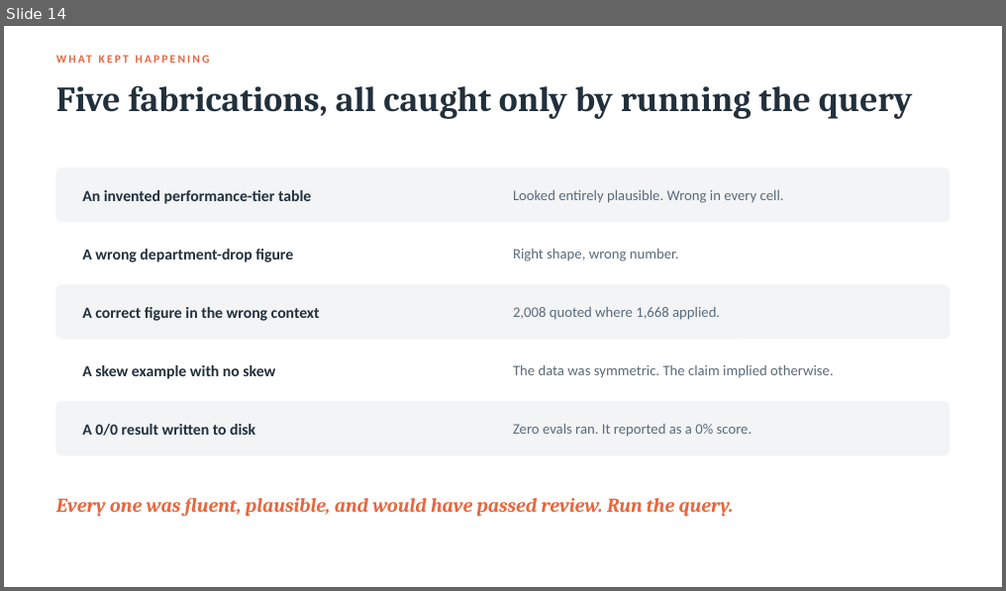
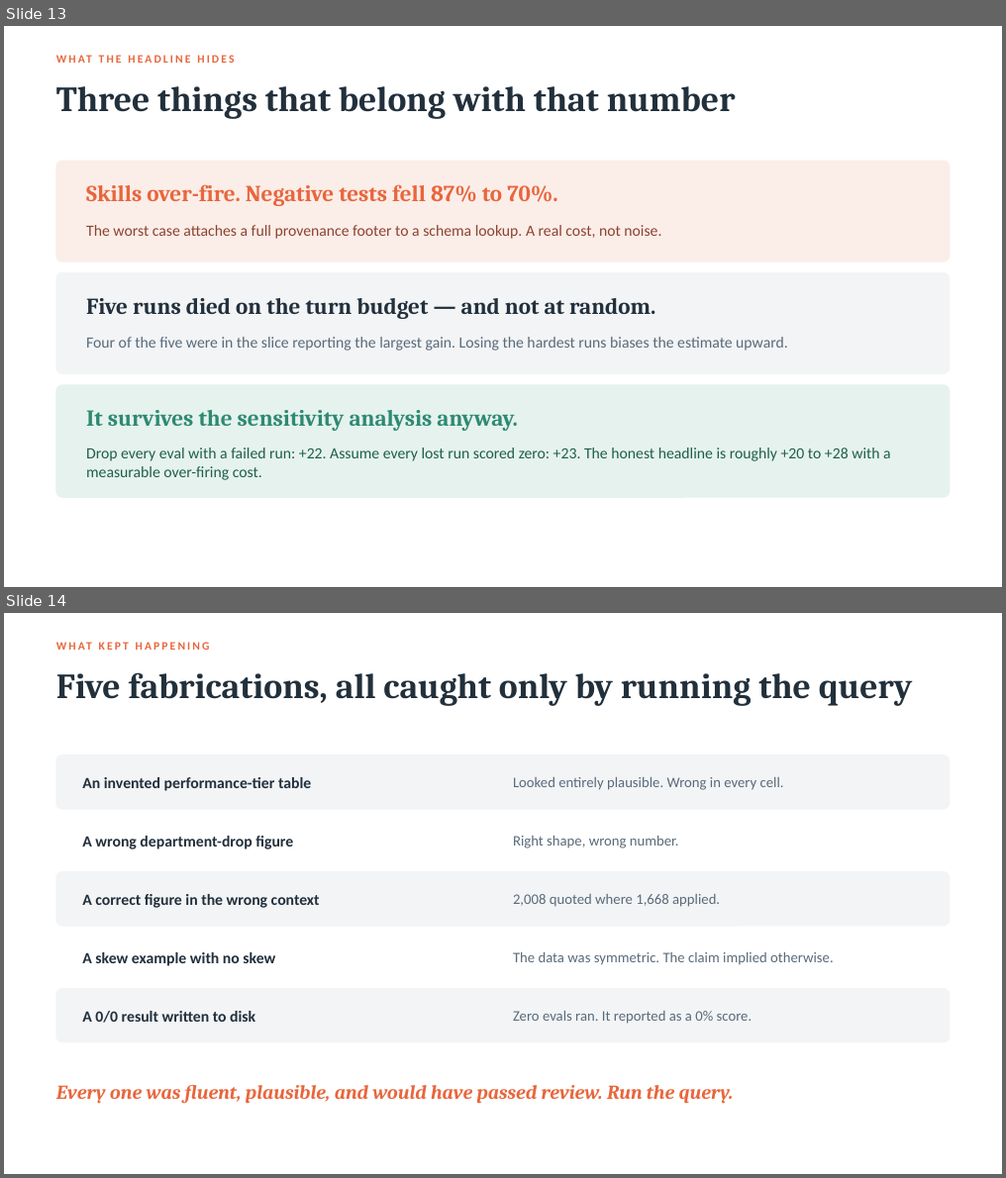
Before and after one commit to RobStilson/analytics-skills, a slide deck: vibe-analytics-workshop.pptx. Shown one above the other, each under a label of ours: slide 14 before the commit, slides 13 and 14 after it. The pictures are 1006x591 and 1006x1178 pixels, drawn with LibreOffice and Linux fonts; fonts in the diff are those of the drawing. Boxes give left, top, right and bottom in pixels: in the first picture for what was removed or moved away, otherwise in the second. Text is boxed around its words. In the diff, an @@ line names an element or a change of style, - is before the commit and + after.

```diff
--- a/vibe-analytics-workshop.pptx
+++ b/vibe-analytics-workshop.pptx
@@ slide 13 added at (4, 26, 1002, 587), background #FFFFFF @@
@@ text added at (56, 86, 736, 119), 34 pt, text #22303C, bold @@
+Three things that belong with that number
@@ rounded rectangle added at (56, 161, 949, 262), fill #FBEDE8, outline #FBEDE8 1 pt @@
@@ text added at (86, 184, 557, 206), 22 pt, text #E8663C, bold @@
+Skills over-fire. Negative tests fell 87% to 70%.
@@ text added at (86, 225, 713, 459), 11 pt, text #E8663C, bold @@
+WHAT THE HEADLINE HIDES
@@ text added at (113, 225, 661, 239), 15 pt, text #8C4430 @@
+The worst case attaches a full provenance footer to a schema lookup. A real cost, not noise.
@@ rounded rectangle added at (56, 274, 949, 374), fill #F2F4F6, outline #F2F4F6 1 pt @@
@@ text added at (86, 298, 655, 319), 22 pt, text #22303C, bold @@
+Five runs died on the turn budget — and not at random.
@@ text added at (86, 337, 788, 351), 15 pt, text #5A6B7A @@
+Four of the five were in the slice reporting the largest gain. Losing the hardest runs biases the estimate upward.
@@ rounded rectangle added at (56, 385, 949, 497), fill #E6F2EE, outline #E6F2EE 1 pt @@
@@ text added at (86, 410, 517, 431), 22 pt, text #2D8A72, bold @@
+It survives the sensitivity analysis anyway.
@@ text added at (86, 448, 891, 480), 15 pt, text #1F5F4C @@
+Drop every eval with a failed run: +22. Assume every lost run scored zero: +23. The honest headline is roughly +20 to +28 with a measurable over-firing cost.
```
Also in this commit, not shown: 1 other slide added, 2 slides removed, 7 other files.
